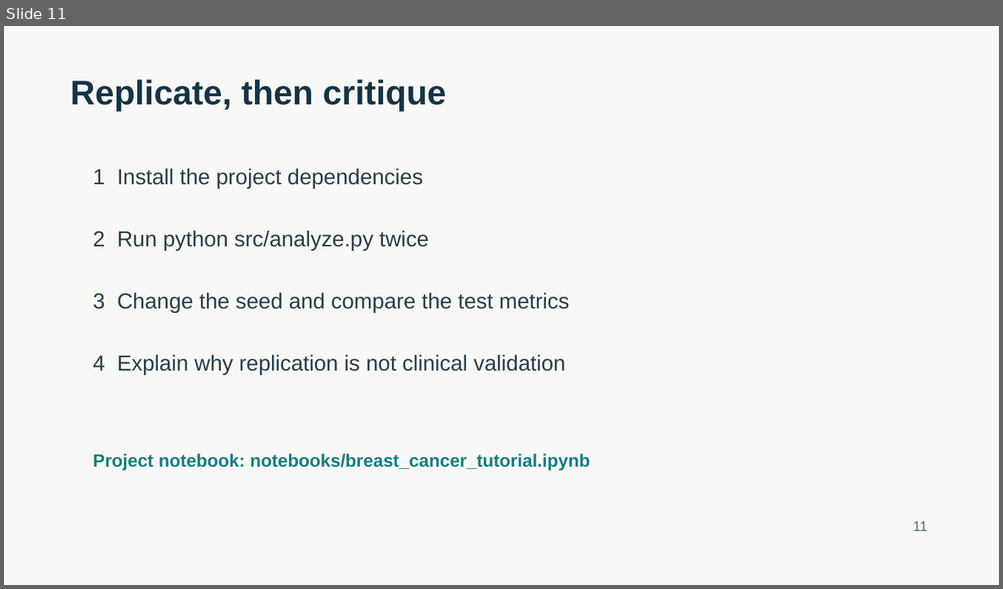
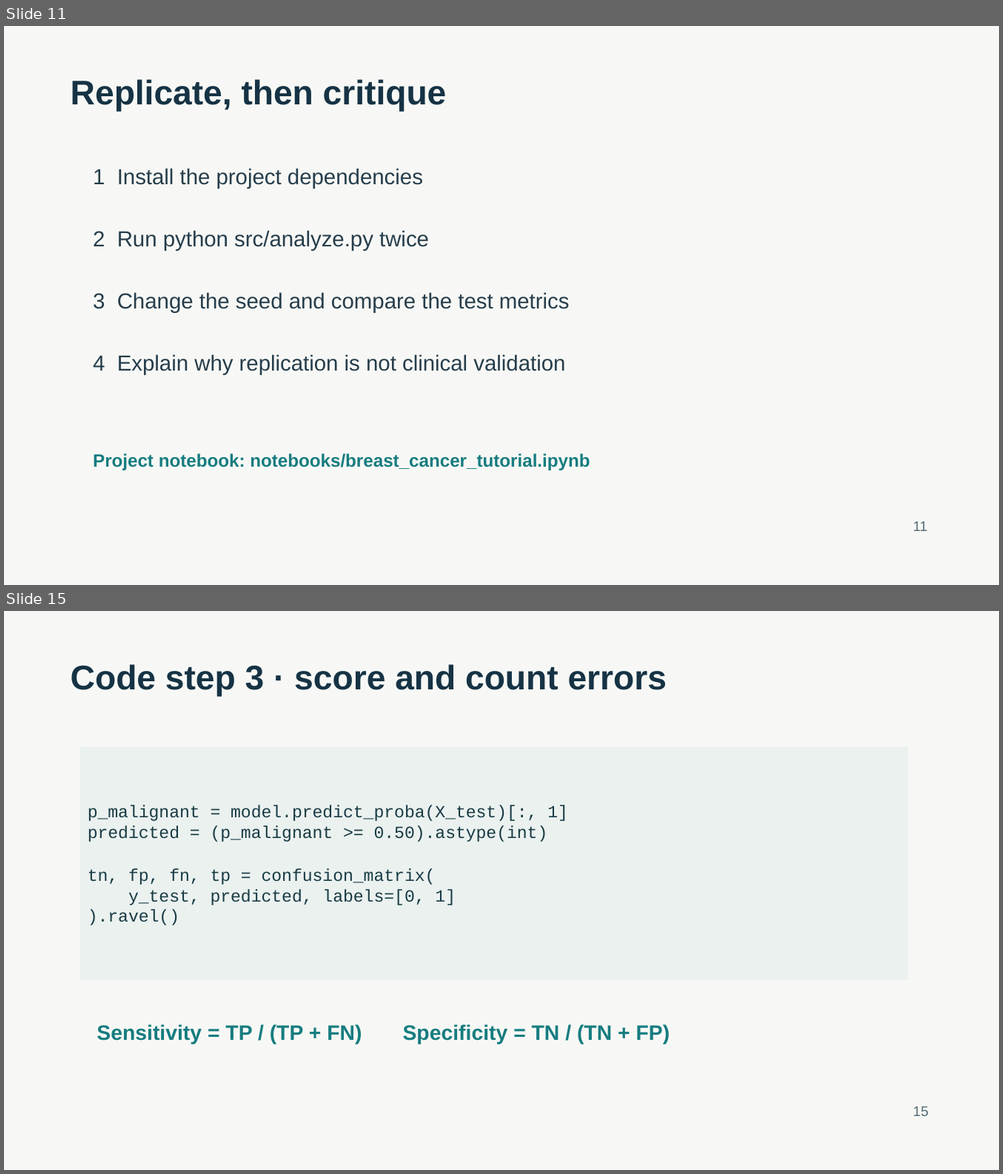
Before and after one commit to vivek0586/AI_In_Healthcare_Project, a slide deck: presentation/breast_cancer_ml_tutorial.pptx. Shown one above the other, each under a label of ours: slide 11 before the commit, slides 11 and 15 after it; the slides between them are not shown. The pictures are 1003x589 and 1003x1174 pixels, drawn with LibreOffice and Linux fonts; fonts in the diff are those of the drawing. Boxes give left, top, right and bottom in pixels: in the first picture for what was removed or moved away, otherwise in the second. Text is boxed around its words. In the diff, an @@ line names an element or a change of style, - is before the commit and + after.

```diff
--- a/presentation/breast_cancer_ml_tutorial.pptx
+++ b/presentation/breast_cancer_ml_tutorial.pptx
@@ slide 15 added at box(4, 611, 999, 1170), background #F7F8F5 @@
@@ text added at box(71, 664, 666, 697), 33 pt, text #163345, bold @@
+Code step 3 · score and count errors
@@ rectangle added at box(80, 747, 908, 980), fill #EAF1EF, 16.5 pt, text #183A43 @@
+p_malignant = model.predict_proba(X_test)[:, 1]
+predicted = (p_malignant >= 0.50).astype(int)
+tn, fp, fn, tp = confusion_matrix(
+y_test, predicted, labels=[0, 1]
+).ravel()
@@ text added at box(96, 1025, 670, 1045), 20.2 pt, text #167C80, bold @@
+Sensitivity = TP / (TP + FN) Specificity = TN / (TN + FP)
@@ text added at box(913, 1107, 928, 1116), 13.5 pt, text #536A77 @@
+15
```
Also in this commit, not shown: 6 other slides added, 1 other file.
